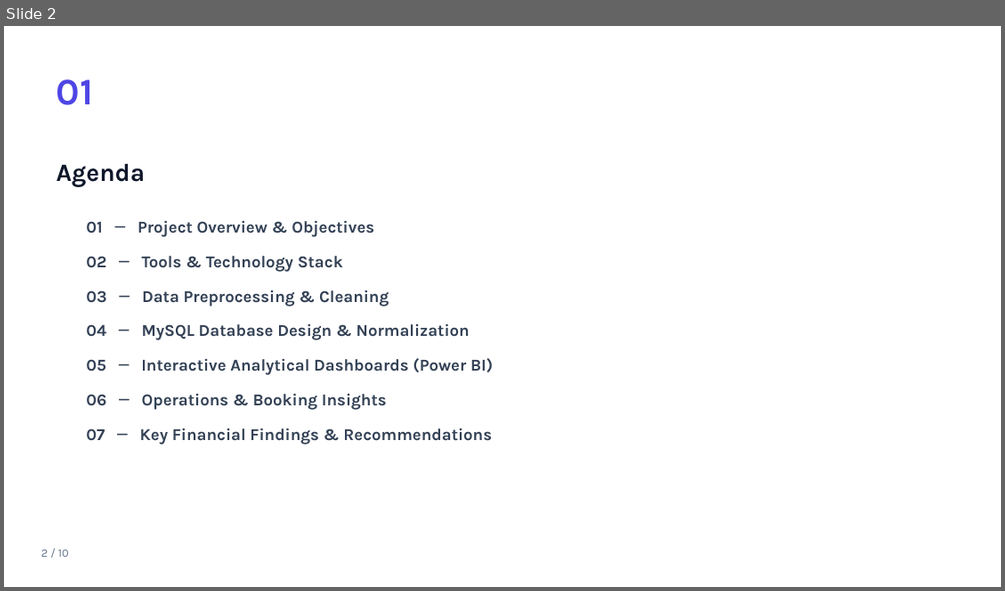
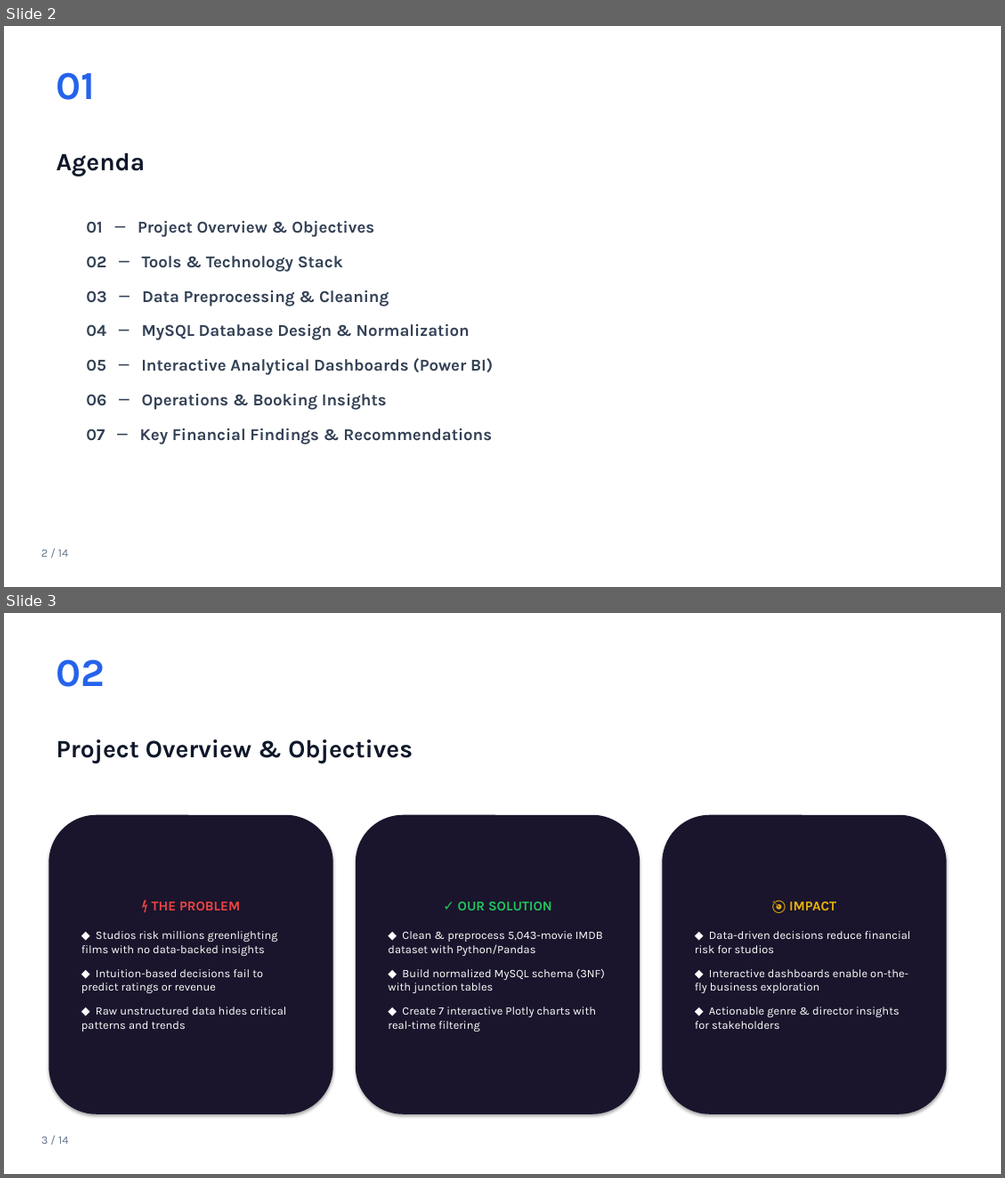
Before and after one commit to SHETYGURU/Revature-Bus-Booking-Analytical-System-, a slide deck: Bus Booking Analytics System (PowerBI)/documents/Bus_Booking_Analytics_PowerBI_light.pptx. Shown one above the other, each under a label of ours: slide 2 before the commit, slides 2 and 3 after it. The pictures are 1005x591 and 1005x1178 pixels, drawn with LibreOffice and Linux fonts; fonts in the diff are those of the drawing. Boxes give left, top, right and bottom in pixels: in the first picture for what was removed or moved away, otherwise in the second. Text is boxed around its words. In the diff, an @@ line names an element or a change of style, - is before the commit and + after.

```diff
--- a/Bus Booking Analytics System (PowerBI)/documents/Bus_Booking_Analytics_PowerBI_light.pptx
+++ b/Bus Booking Analytics System (PowerBI)/documents/Bus_Booking_Analytics_PowerBI_light.pptx
@@ slide 3 added at box(4, 613, 1001, 1174), background #FFFFFF @@
@@ text added at box(57, 659, 105, 687), 38 pt, text #2563EB, bold @@
+02
@@ text added at box(57, 739, 413, 763), 24 pt, text #0F172A, bold @@
+Project Overview & Objectives
@@ rounded rectangle added at box(48, 815, 333, 1114), fill #1A152C, 11 pt, text #FFFFFF @@
+⚡ THE PROBLEM
+◆ Studios risk millions greenlighting films with no data-backed insights
+◆ Intuition-based decisions fail to predict ratings or revenue
+◆ Raw unstructured data hides critical patterns and trends
@@ rounded rectangle added at box(356, 815, 639, 1114), fill #1A152C, 11 pt, text #FFFFFF @@
+✓ OUR SOLUTION
+◆ Clean & preprocess 5,043-movie IMDB dataset with Python/Pandas
+◆ Build normalized MySQL schema (3NF) with junction tables
+◆ Create 7 interactive Plotly charts with real-time filtering
@@ rounded rectangle added at box(662, 815, 947, 1114), fill #1A152C, 11 pt, text #FFFFFF @@
+🎯 IMPACT
+◆ Data-driven decisions reduce financial risk for studios
+◆ Interactive dashboards enable on-the-fly business exploration
+◆ Actionable genre & director insights for stakeholders
@@ text added at box(41, 1136, 68, 1143), 11 pt, text #64748B @@
+3 / 14
@@ slide 2 changed as well @@
@@ text "01": place and size @@
-text "01" at box(57, 79, 94, 105)
+text "01" at box(57, 72, 96, 100)
@@ text "01" at box(57, 72, 96, 100): size 36 to 38 pt, text colour #4F46E5 to #2563EB @@
@@ text "Agenda": place and size @@
-text "Agenda" at box(57, 163, 146, 187)
+text "Agenda" at box(57, 152, 146, 176)
@@ text at box(41, 549, 68, 556): text changed @@
-2 / 10
+2 / 14
```
Also in this commit, not shown: 10 other slides changed, 3 other slides added, 2 slides removed.
